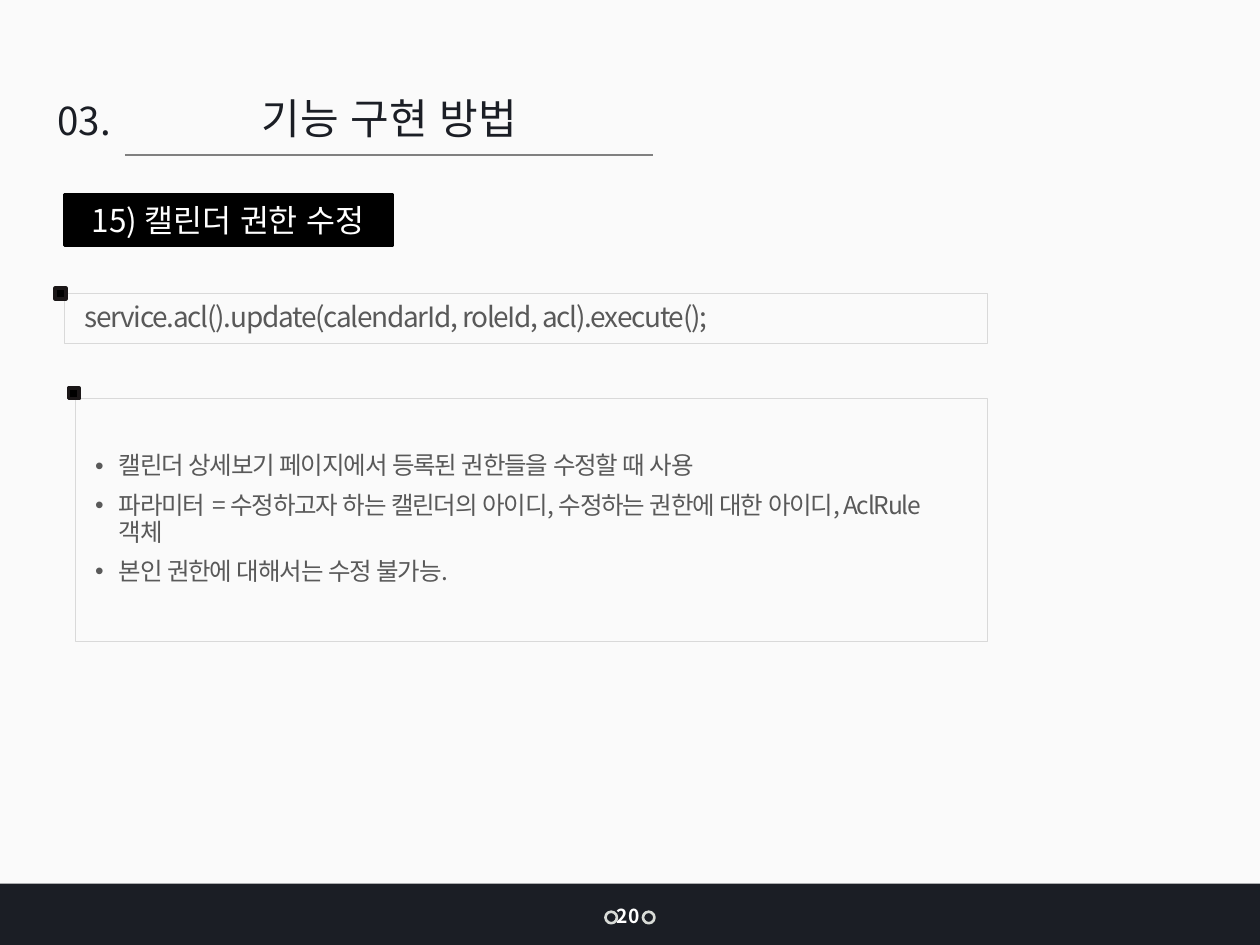
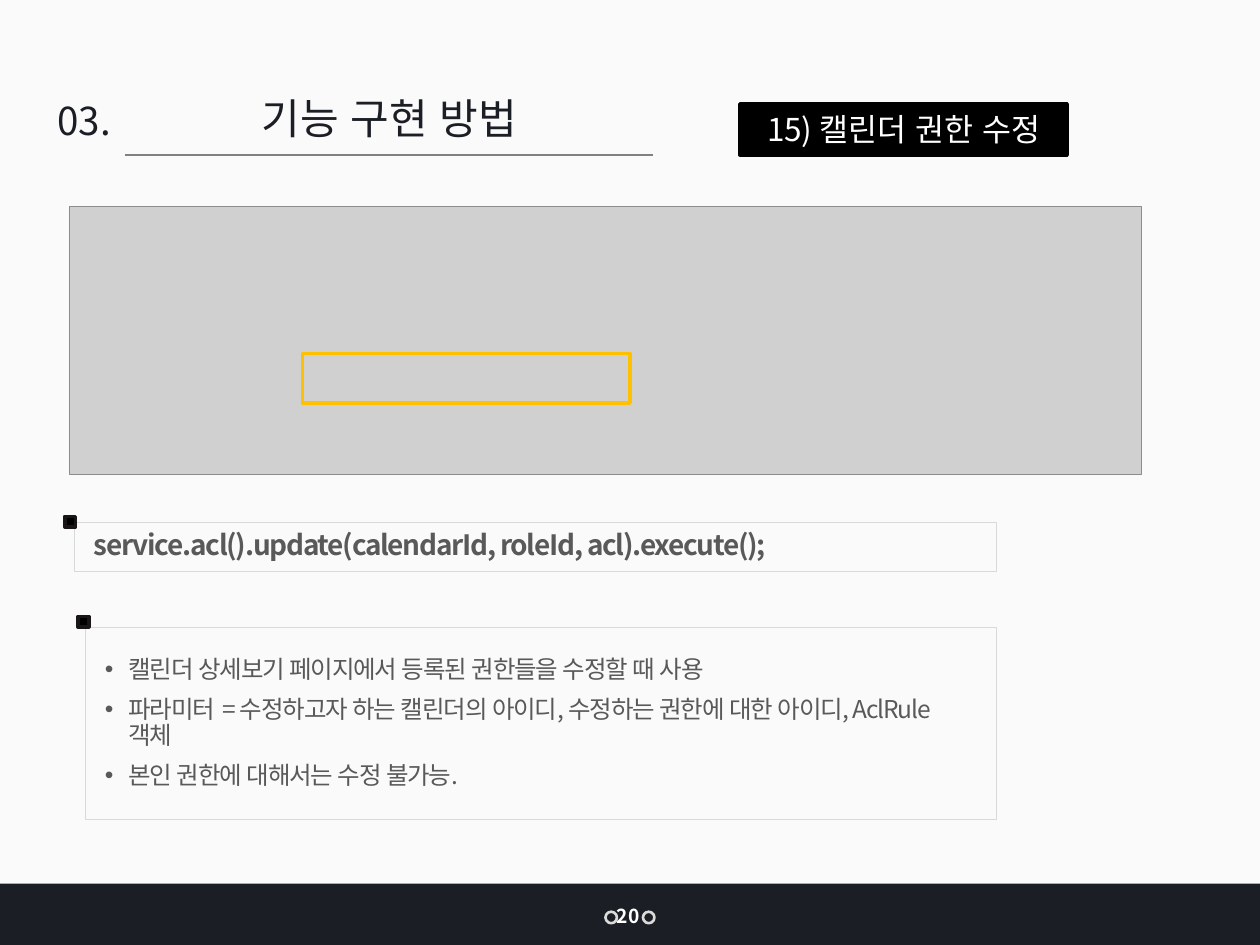
Before and after one commit to jangys/calendarProjectDocument, a slide deck: slide 43 of 인턴 최종 발표_장연수.pptx (slide 34 before the commit). Drawn at 1260x945 pixels with LibreOffice and Linux fonts; fonts in the diff are those of the drawing; grey boxes stand for pictures. Boxes give left, top, right and bottom in pixels: in the first picture for what was removed or moved away, otherwise in the second. Text is boxed around its words. In the diff, an @@ line names an element or a change of style, - is before the commit and + after.

```diff
--- a/인턴 최종 발표_장연수.pptx
+++ b/인턴 최종 발표_장연수.pptx
@@ rectangle "15) 캘린더 권한 수정": place and size @@
-rectangle "15) 캘린더 권한 수정" at [64, 195, 392, 246]
+rectangle "15) 캘린더 권한 수정" at [740, 105, 1067, 155]
@@ picture added at [69, 207, 1140, 474] @@
@@ rectangle added at [302, 354, 630, 403], outline #FFC000 2 pt @@
@@ rectangle "service.acl().update(calendarId, roleId, acl).execute();" at [74, 522, 997, 571]: bold on @@
@@ 3 rectangles: place and size @@
-3 rectangles at [55, 289, 987, 398]
+3 rectangles at [64, 517, 997, 626]
@@ rectangle "캘린더 상세보기 페이지에서 등록된 권한들을 ...": place and size @@
-rectangle "캘린더 상세보기 페이지에서 등록된 권한들을 ..." at [76, 398, 988, 640]
+rectangle "캘린더 상세보기 페이지에서 등록된 권한들을 ..." at [84, 627, 997, 820]
```
Also in this commit, not shown: 26 other slides changed, 12 slides added, 4 slides removed, 3 other files.
